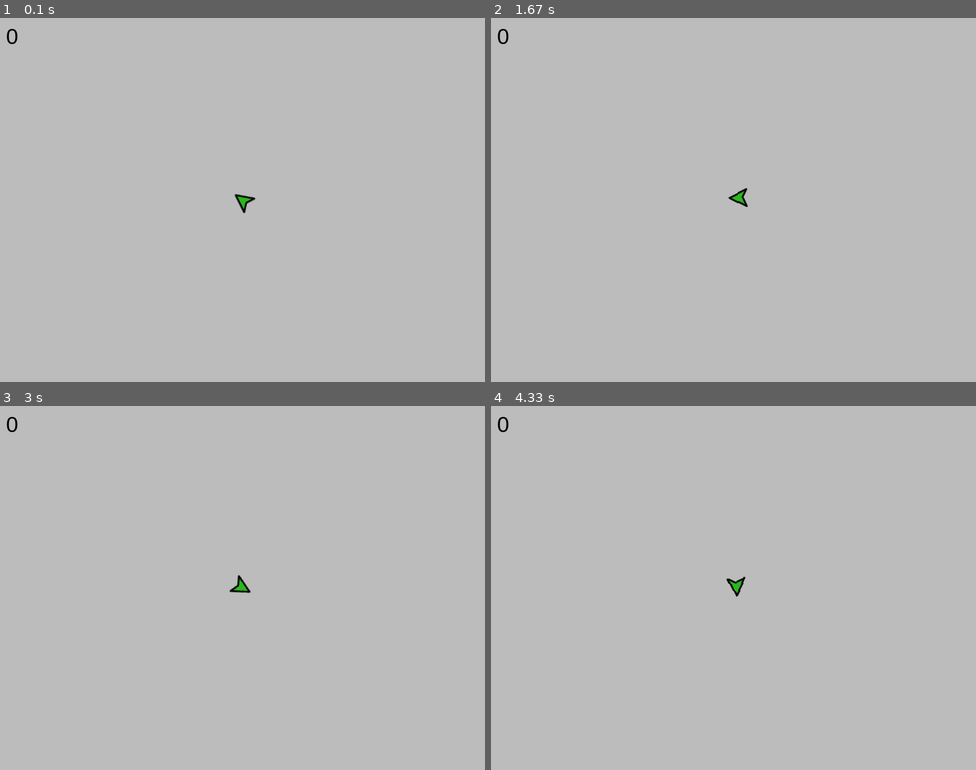
Above: before the commit, frames 1-4 (two rows, left to right).
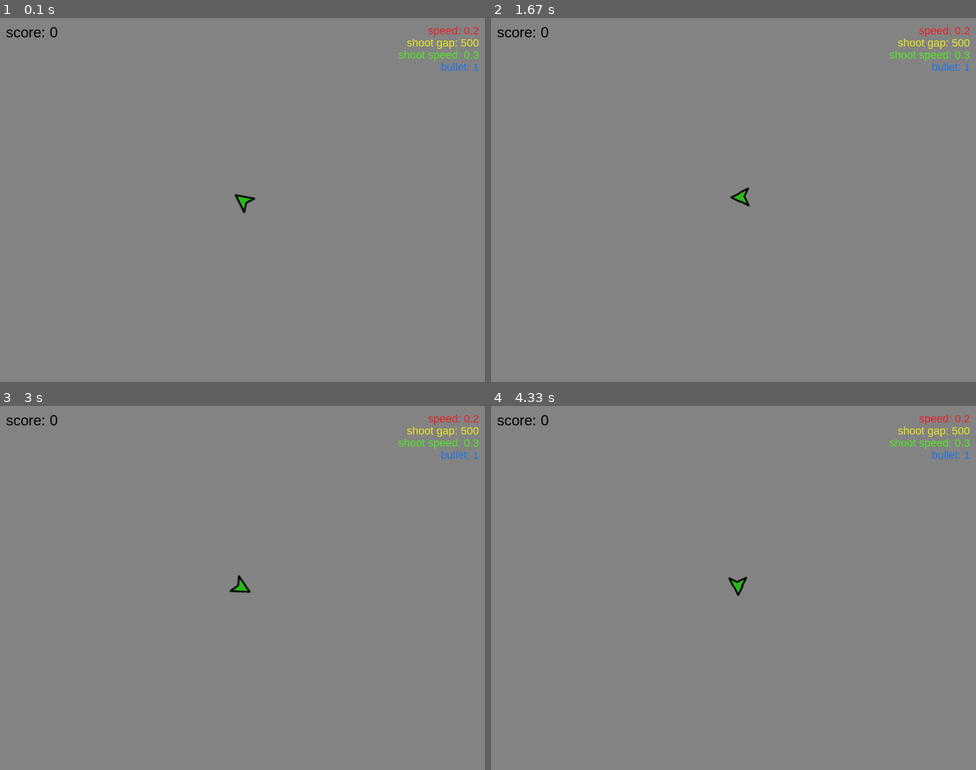
Above: after the commit, the same moments.

Repository: lucky131/PyGames
Game: pygame game, started from plane.py
Two runs of this game, one before a commit and one after it. Both use one fixed random seed, a clock stepped at 60 frames per second and the inputs below.
Inputs (mouse positions are in pixels of both pictures, inside the frame that each line leads up to):
- Up to frame 1 (0.1 s): no input
- Up to frame 2 (1.67 s): hold D 0.33-0.8 s; move the mouse to (714, 214) at 0.37 s; hold W 0.83-1.13 s; move the mouse to (888, 189) at 0.87 s; hold D 1.17-1.63 s; move the mouse to (617, 203) at 1.2 s
- Up to frame 3 (3 s): hold A 1.67-2.2 s; move the mouse to (92, 533) at 1.7 s; hold S 2.23-2.53 s; move the mouse to (315, 460) at 2.27 s; hold A 2.57-2.97 s; move the mouse to (300, 620) at 2.6 s
- Up to frame 4 (4.33 s): hold W 3-3.37 s; move the mouse to (743, 464) at 3.03 s; hold D 3.4-4.03 s; move the mouse to (558, 577) at 3.43 s; hold S from 4.07 s (still down); move the mouse to (738, 624) at 4.1 s

The runs differ from the first frame. In frame 1, 100% of the frame differs, in the area x 0-100%, y 0-100%; in frame 2, 100%; in frame 3, 100%; in frame 4, 100%.

Commit message:
修改参数

Diff:
--- a/plane.py
+++ b/plane.py
@@ -5,7 +5,7 @@
 
 # 参数
 SCREEN_WIDTH, SCREEN_HEIGHT = 800, 600
-MOVE_SPEED = 0.15
+MOVE_SPEED = 0.2
 BULLET_SPEED = 0.3
 SHOOT_TIME = 500
 SHOOT_TRACK = 1
@@ -45,14 +45,7 @@
 
 while gaming:
     # 填充背景色覆盖上一帧画面
-    screen.fill((188, 188, 188))
-
-    # HUD
-    scoreFont = pg.font.SysFont('arial', 36)
-    scoreText = scoreFont.render(str(score), 1, (0, 0, 0))
-    scoreRect = scoreText.get_rect()
-    scoreRect.topleft = [10, 10]
-    screen.blit(scoreText, scoreRect)
+    screen.fill((131, 131, 131))
 
     # 旋转玩家
     mousePosition = pg.mouse.get_pos()
@@ -110,7 +103,7 @@
         buffTimer -= 1
     else:
         buffTimer = BUFF_TIME
-        buffs.append([random.randint(0, 3), random.randint(0, SCREEN_WIDTH), random.randint(0, SCREEN_HEIGHT)])
+        buffs.append([random.randint(0, 3), random.randint(SCREEN_WIDTH / 8, SCREEN_WIDTH / 8 * 7), random.randint(SCREEN_HEIGHT / 8, SCREEN_HEIGHT / 8 * 7)])
 
     # 绘制buff
     for buff in buffs:
@@ -147,6 +140,31 @@
         else:
             index += 1
         screen.blit(bulletImg, (bullet[1], bullet[2]))
+
+    # HUD
+    scoreFont = pg.font.SysFont('arial', 24)
+    scoreText = scoreFont.render("score: " + str(score), 1, (0, 0, 0))
+    scoreRect = scoreText.get_rect()
+    scoreRect.topleft = [10, 10]
+    screen.blit(scoreText, scoreRect)
+
+    buffFont = pg.font.SysFont('arial', 18)
+    buff0Text = buffFont.render("speed: " + str(round(MOVE_SPEED, 1)), 1, (231, 33, 40))
+    buff0Rect = buff0Text.get_rect()
+    buff0Rect.topright = [SCREEN_WIDTH - 10, 10]
+    buff1Text = buffFont.render("shoot gap: " + str(SHOOT_TIME), 1, (231, 231, 33))
+    buff1Rect = buff1Text.get_rect()
+    buff1Rect.topright = [SCREEN_WIDTH - 10, 30]
+    buff2Text = buffFont.render("shoot speed: " + str(round(BULLET_SPEED, 1)), 1, (80, 231, 33))
+    buff2Rect = buff2Text.get_rect()
+    buff2Rect.topright = [SCREEN_WIDTH - 10, 50]
+    buff3Text = buffFont.render("bullet: " + str(SHOOT_TRACK), 1, (33, 116, 231))
+    buff3Rect = buff3Text.get_rect()
+    buff3Rect.topright = [SCREEN_WIDTH - 10, 70]
+    screen.blit(buff0Text, buff0Rect)
+    screen.blit(buff1Text, buff1Rect)
+    screen.blit(buff2Text, buff2Rect)
+    screen.blit(buff3Text, buff3Rect)
 
     # 处理键盘事件
     for event in pg.event.get():
@@ -209,14 +227,14 @@
         buffRect.left = buff[1]
         if buffRect.colliderect(playerRect):
             buffs.pop(index)
-            if buff[0] == 0: # 0.15
-                MOVE_SPEED += 0.05
+            if buff[0] == 0: # 0.2
+                MOVE_SPEED += 0.1
             elif buff[0] == 1: # 500
-                SHOOT_TIME = max(SHOOT_TIME - 100, 100)
+                SHOOT_TIME = max(SHOOT_TIME - 100, 50)
             elif buff[0] == 2: # 0.3
-                BULLET_SPEED += 0.15
+                BULLET_SPEED += 0.2
             elif buff[0] == 3: # 1
-                SHOOT_TRACK += 1
+                SHOOT_TRACK += 2
         else:
             index += 1
 
